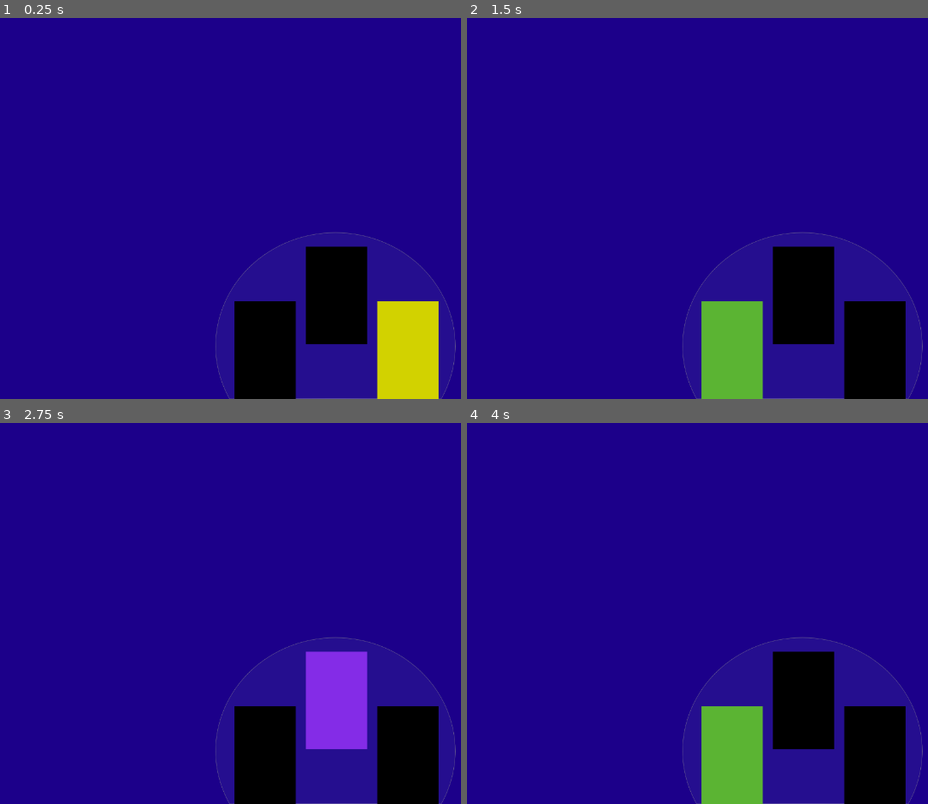
Above: before the commit, frames 1-4 (two rows, left to right).
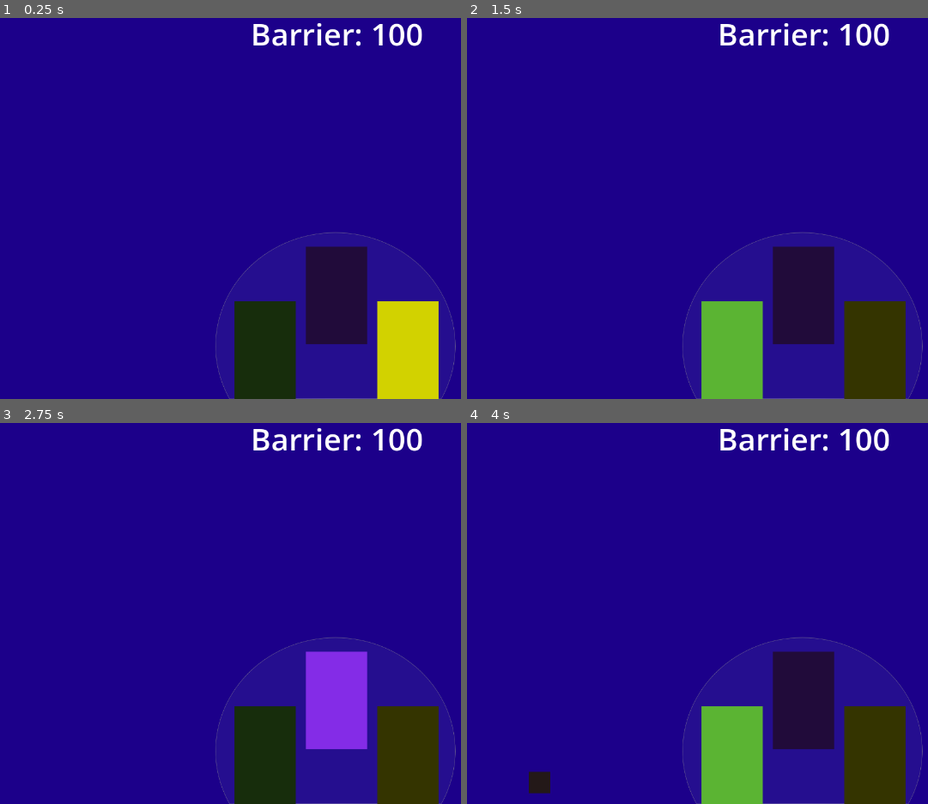
Above: after the commit, the same moments.

Repository: andersonbelli/DefendersOfProspera
Game: Godot game, scene res://scenes/main_scene.tscn
The game is run twice, just before and just after one commit, with the same random seed, the same clock (stepped at 60 frames per second) and the same inputs.
Inputs:
- Up to frame 1 (0.25 s): no input
- Up to frame 2 (1.5 s): tap Enter at 0.5 s; tap 1 (change_to_engineer) at 0.6 s; tap Space at 1.25 s; tap 3 (change_to_farmer) at 1.35 s
- Up to frame 3 (2.75 s): tap Enter at 2 s; tap 2 (change_to_mage) at 2.1 s
- Up to frame 4 (4 s): tap Space at 2.75 s; tap 1 (change_to_engineer) at 2.85 s; tap 3 (change_to_farmer) at 3.6 s

The runs differ from the first frame. In frame 1, 7.7% of the frame differs, in the area x 50-92%, y 1-100%; in frame 2, 7.7%; in frame 3, 7.7%; in frame 4, 8.0%, in the area x 13-96%, y 1-100%.

Commit message:
implementing enemy hit on barrier

Diff:
--- a/project.godot
+++ b/project.godot
@@ -18,6 +18,7 @@
 [autoload]
 
 CharacterEnum="*res://scripts/character_enum.gd"
+EnemiesTypeEnum="*res://scripts/enemy_type_enum.gd"
 
 [display]
 
--- a/scenes/area_barrier.tscn
+++ b/scenes/area_barrier.tscn
@@ -1,11 +1,15 @@
-[gd_scene load_steps=3 format=3 uid="uid://djql07clsuycf"]
+[gd_scene load_steps=4 format=3 uid="uid://djql07clsuycf"]
 
+[ext_resource type="Script" path="res://scripts/area_barrier.gd" id="1_sused"]
 [ext_resource type="Texture2D" uid="uid://cqwodif4qwtb3" path="res://assets/images/barrier.svg" id="1_vj7yh"]
 
 [sub_resource type="CircleShape2D" id="CircleShape2D_sotof"]
 radius = 10.6479
 
 [node name="AreaBarrier" type="Area2D"]
+collision_layer = 2
+collision_mask = 10
+script = ExtResource("1_sused")
 
 [node name="Barrier" type="Sprite2D" parent="."]
 position = Vector2(0, 3)
@@ -13,6 +17,9 @@
 metadata/_edit_lock_ = true
 
 [node name="CollisionShape2D" type="CollisionShape2D" parent="."]
+visibility_layer = 2
 position = Vector2(4.48416e-44, 116)
 scale = Vector2(35.6884, 36.1721)
 shape = SubResource("CircleShape2D_sotof")
+
+[connection signal="body_entered" from="." to="." method="_on_body_entered"]
--- /dev/null
+++ b/scenes/character_enemy_bat.tscn
@@ -0,0 +1,42 @@
+[gd_scene load_steps=4 format=3 uid="uid://wyehcnibcwfo"]
+
+[ext_resource type="Script" path="res://scripts/character_enemy_bat.gd" id="1_b2x2l"]
+[ext_resource type="PackedScene" uid="uid://djql07clsuycf" path="res://scenes/area_barrier.tscn" id="2_arisc"]
+
+[sub_resource type="RectangleShape2D" id="RectangleShape2D_nb652"]
+size = Vector2(40, 40)
+
+[node name="CharacterEnemyBat" type="CharacterBody2D"]
+collision_layer = 8
+collision_mask = 10
+script = ExtResource("1_b2x2l")
+AreaBarrier = ExtResource("2_arisc")
+
+[node name="ColorRect" type="ColorRect" parent="."]
+anchors_preset = 8
+anchor_left = 0.5
+anchor_top = 0.5
+anchor_right = 0.5
+anchor_bottom = 0.5
+offset_left = -20.0
+offset_top = -20.0
+offset_right = 20.0
+offset_bottom = 20.0
+grow_horizontal = 2
+grow_vertical = 2
+color = Color(0.141176, 0.0980392, 0.0980392, 1)
+
+[node name="CollisionShape2D" type="CollisionShape2D" parent="."]
+shape = SubResource("RectangleShape2D_nb652")
+
+[node name="RayCastEnemyHit" type="RayCast2D" parent="."]
+position = Vector2(-18, 0)
+target_position = Vector2(38, 0)
+collision_mask = 2
+collide_with_areas = true
+collide_with_bodies = false
+
+[node name="TimerHitCooldown" type="Timer" parent="."]
+wait_time = 1.5
+
+[connection signal="timeout" from="TimerHitCooldown" to="." method="_on_timer_hit_cooldown_timeout"]
--- a/scenes/character_mage.tscn
+++ b/scenes/character_mage.tscn
@@ -1,11 +1,8 @@
-[gd_scene load_steps=2 format=3 uid="uid://bmlgf5ofygb6m"]
-
-[ext_resource type="Script" path="res://scripts/character_mage.gd" id="1_s58ph"]
+[gd_scene format=3 uid="uid://bmlgf5ofygb6m"]
 
 [node name="CharacterMage" type="CharacterBody2D"]
 scale = Vector2(0.25, 0.25)
 collision_mask = 8
-script = ExtResource("1_s58ph")
 
 [node name="ColorRect" type="ColorRect" parent="."]
 anchors_preset = 8
--- a/scenes/main_scene.tscn
+++ b/scenes/main_scene.tscn
@@ -1,11 +1,13 @@
-[gd_scene load_steps=4 format=3 uid="uid://23icyprm7xtk"]
+[gd_scene load_steps=5 format=3 uid="uid://23icyprm7xtk"]
 
 [ext_resource type="Script" path="res://scripts/main_scene.gd" id="1_46110"]
 [ext_resource type="PackedScene" uid="uid://djql07clsuycf" path="res://scenes/area_barrier.tscn" id="1_qfxj0"]
+[ext_resource type="PackedScene" uid="uid://wyehcnibcwfo" path="res://scenes/character_enemy_bat.tscn" id="2_0b7nw"]
 [ext_resource type="PackedScene" uid="uid://cxqyxieu1ybkl" path="res://scenes/characters_scene.tscn" id="6_ekbvq"]
 
 [node name="MainScene" type="CanvasLayer"]
 script = ExtResource("1_46110")
+CharacterEnemyBat = ExtResource("2_0b7nw")
 
 [node name="ColorRect" type="ColorRect" parent="."]
 anchors_preset = 15
@@ -15,7 +17,20 @@
 grow_vertical = 2
 color = Color(0.113033, 2.83971e-06, 0.541984, 1)
 
+[node name="Label" type="Label" parent="."]
+anchors_preset = 5
+anchor_left = 0.5
+anchor_right = 0.5
+offset_left = -113.0
+offset_right = 113.0
+offset_bottom = 78.0
+grow_horizontal = 2
+size_flags_horizontal = 4
+theme_override_font_sizes/font_size = 57
+text = "Barrier:  %"
+
 [node name="AreaBarrier" parent="." instance=ExtResource("1_qfxj0")]
+unique_name_in_owner = true
 position = Vector2(638, 563)
 scale = Vector2(0.6, 0.6)
 
@@ -23,3 +38,10 @@
 position = Vector2(638, 360)
 
 [node name="CharactersController" parent="." instance=ExtResource("6_ekbvq")]
+
+[node name="TimerEnemySpawn" type="Timer" parent="."]
+wait_time = 3.0
+one_shot = true
+autostart = true
+
+[connection signal="timeout" from="TimerEnemySpawn" to="." method="_on_timer_enemy_spawn_timeout"]
--- /dev/null
+++ b/scripts/area_barrier.gd
@@ -0,0 +1,15 @@
+extends Area2D
+
+signal on_hit
+
+var barrier_health = 100
+
+var enemy_damaging_barrier: EnemyBaseClass
+
+func _physics_process(delta):
+	if enemy_damaging_barrier != null and barrier_health > 0:
+		barrier_health -= enemy_damaging_barrier.enemy_strengh
+
+func _on_body_entered(body):
+	if body is EnemyBaseClass:
+		enemy_damaging_barrier = body
--- a/scripts/character_controller.gd
+++ b/scripts/character_controller.gd
@@ -8,30 +8,34 @@
 @onready var character_farmer = $CharacterFarmer
 @onready var character_mage = $CharacterMage
 
+const selected_character_color = Color("ffffff")
+const unselected_character_color = Color("404040")
+
 func _ready():
 	selected_character = CHARACTERS_ENUM.ENGINEER
 	select_new_character()
 
 func _physics_process(delta):
+	select_new_character()
+
+func select_new_character():
 	if Input.is_action_just_pressed("change_to_mage"):
 		selected_character = CHARACTERS_ENUM.MAGE
 	elif Input.is_action_just_pressed("change_to_farmer"):
 		selected_character = CHARACTERS_ENUM.FARMER
 	elif Input.is_action_just_pressed("change_to_engineer"):
 		selected_character = CHARACTERS_ENUM.ENGINEER
-	select_new_character()
 
-func select_new_character():
 	match selected_character:
 		CHARACTERS_ENUM.ENGINEER:
-			character_engineer.modulate = Color("ffffff")
-			character_mage.modulate = Color("000000")
-			character_farmer.modulate = Color("000000")
+			character_engineer.modulate = selected_character_color
+			character_mage.modulate = unselected_character_color
+			character_farmer.modulate = unselected_character_color
 		CHARACTERS_ENUM.MAGE:
-			character_mage.modulate = Color("ffffff")
-			character_engineer.modulate = Color("000000")
-			character_farmer.modulate = Color("000000")
+			character_mage.modulate = selected_character_color
+			character_engineer.modulate = unselected_character_color
+			character_farmer.modulate = unselected_character_color
 		CHARACTERS_ENUM.FARMER:
-			character_farmer.modulate = Color("ffffff")
-			character_engineer.modulate = Color("000000")
-			character_mage.modulate = Color("000000")
+			character_farmer.modulate =selected_character_color
+			character_engineer.modulate = unselected_character_color
+			character_mage.modulate = unselected_character_color
--- /dev/null
+++ b/scripts/character_enemy_bat.gd
@@ -0,0 +1,32 @@
+extends EnemyBaseClass
+
+@onready var timer_hit_cooldown = $TimerHitCooldown
+@onready var ray_cast_enemy_hit = $RayCastEnemyHit
+
+var strengh = 0
+
+func _init():
+	enemy_type = ENEMY_TYPE_ENUM.FLOOR
+	#enemy_velocity = 70
+	enemy_velocity = 140
+
+	strengh = enemy_strengh
+
+func _process(delta):
+	#if timer_hit_cooldown.is_stopped():
+		#print("strengh " + str(enemy_strengh))
+		#enemy_strengh = 0
+		#timer_hit_cooldown.start()
+
+	if not ray_cast_enemy_hit.is_colliding():
+		velocity.x = enemy_velocity
+		move_and_slide()
+	else:
+		enemy_strengh = 0
+		if timer_hit_cooldown.is_stopped():
+			timer_hit_cooldown.start()
+
+func _on_timer_hit_cooldown_timeout():
+	enemy_strengh = strengh
+	print("HIT")
+	timer_hit_cooldown.stop()
--- /dev/null
+++ b/scripts/enemy_base_class.gd
@@ -0,0 +1,12 @@
+extends CharacterBody2D
+
+class_name EnemyBaseClass
+
+const ENEMY_TYPE_ENUM = preload("res://scripts/enemy_type_enum.gd").EnemyType
+
+@export var AreaBarrier: PackedScene
+
+@export var enemy_type: ENEMY_TYPE_ENUM = ENEMY_TYPE_ENUM.FLY
+
+var enemy_velocity := 10
+var enemy_strengh := 8
--- /dev/null
+++ b/scripts/enemy_type_enum.gd
@@ -0,0 +1,5 @@
+extends Node
+
+class_name EnemyTypeEnum
+
+enum EnemyType { FLY, FLOOR }
--- a/scripts/main_scene.gd
+++ b/scripts/main_scene.gd
@@ -1,5 +1,23 @@
 extends CanvasLayer
 
-const CHARACTERS_ENUM = preload("res://scripts/character_enum.gd").Characters
+const ENEMY_TYPE_ENUM = preload("res://scripts/enemy_type_enum.gd").EnemyType
 
-@onready var characters_controller = $CharactersController
+@export var CharacterEnemyBat: PackedScene
+
+@onready var timer_enemy_spawn = $TimerEnemySpawn
+@onready var area_barrier = %AreaBarrier
+@onready var label = $Label
+
+func _physics_process(delta):
+	label.text = "Barrier: " + str(area_barrier.barrier_health)
+	pass
+
+func _on_timer_enemy_spawn_timeout():
+	if CharacterEnemyBat.can_instantiate():
+		var enemyBat: EnemyBaseClass = CharacterEnemyBat.instantiate()
+
+		if enemyBat.enemy_type == ENEMY_TYPE_ENUM.FLOOR:
+			enemyBat.position.x = 10
+			enemyBat.position.y = 680
+
+		add_child(enemyBat)
